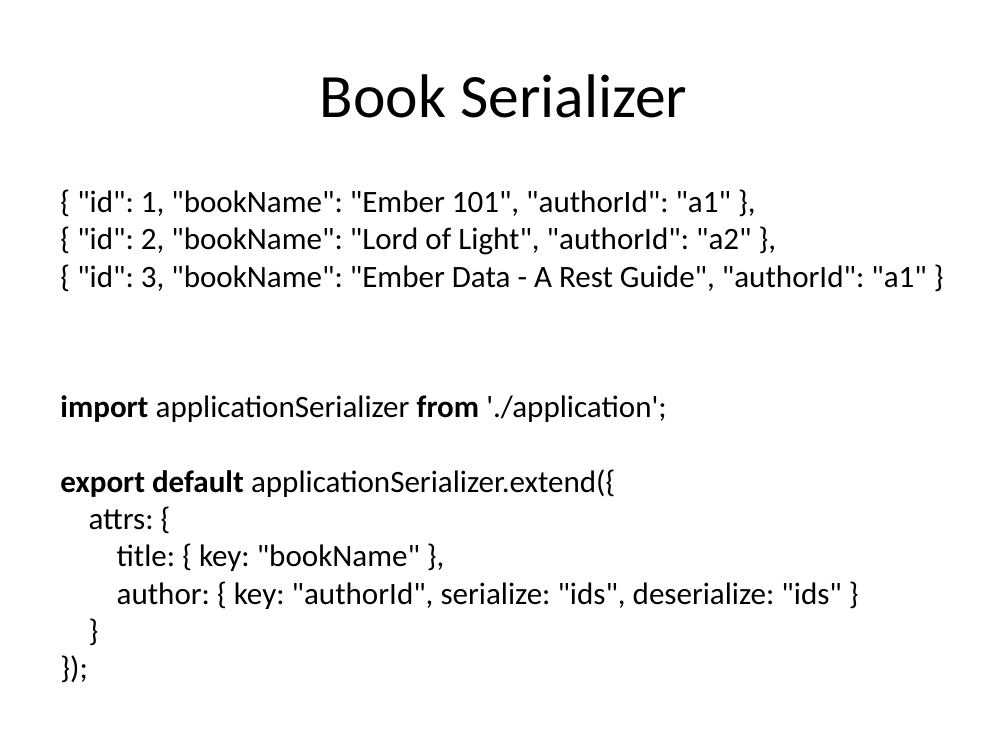
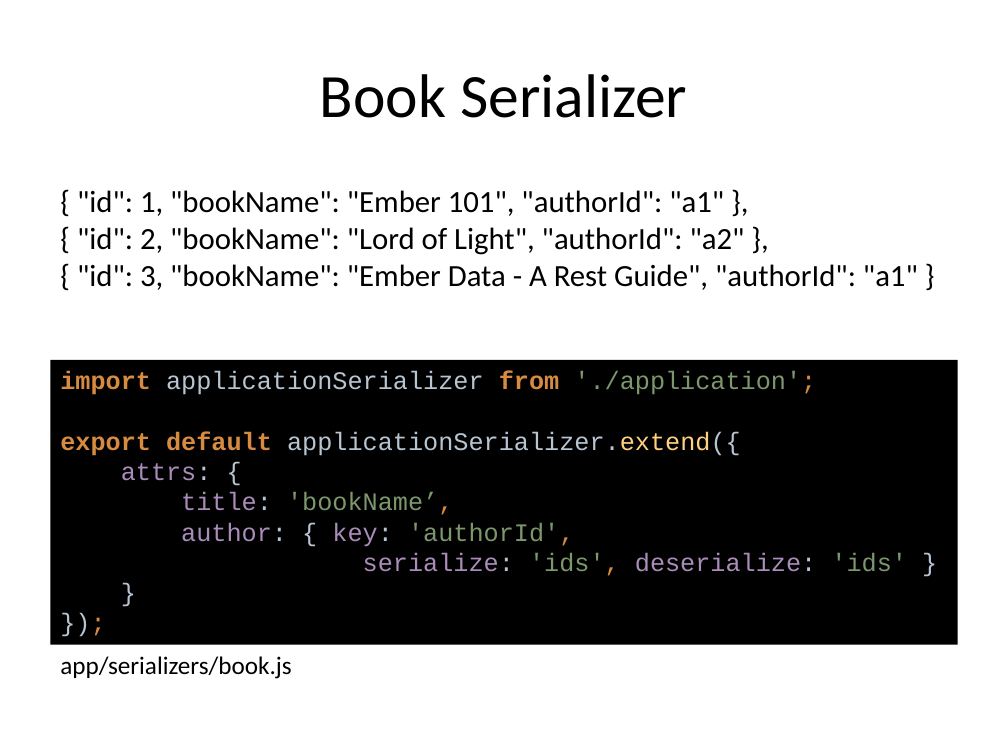
Before and after one commit to cah-brian-gantzler/ember-data-demo1, a slide deck: slide 23 of ember-data-demo1.pptx. Drawn at 1008x756 pixels with LibreOffice and Linux fonts; fonts in the diff are those of the drawing. Boxes give left, top, right and bottom in pixels: in the first picture for what was removed or moved away, otherwise in the second. Text is boxed around its words. In the diff, an @@ line names an element or a change of style, - is before the commit and + after.

```diff
--- a/ember-data-demo1.pptx
+++ b/ember-data-demo1.pptx
@@ text "{ "id": 1, "bookName": "Ember ..." at box(77, 190, 918, 290): size 22.2 to 22 pt @@
@@ rectangle added at box(50, 360, 958, 645), fill #000000, 18 pt, text #B7C4D1 @@
+import applicationSerializer from './application';
+export default applicationSerializer.extend({
+attrs: {
+title: 'bookName’,
+author: { key: 'authorId',
+serialize: 'ids', deserialize: 'ids' }
+}
+});
@@ text at box(60, 395, 841, 609): paragraph removed @@
-import applicationSerializer from './application';
-export default applicationSerializer.extend({
-attrs: {
-title: { key: "bookName" },
-author: { key: "authorId", serialize: "ids", deserialize: "ids" }
-}
-});
@@ text added at box(60, 656, 292, 679), 18 pt, text #000000 @@
+app/serializers/book.js
```
Also in this commit, not shown: 20 other slides changed, 8 slides added, 9 slides removed, 10 other files.
